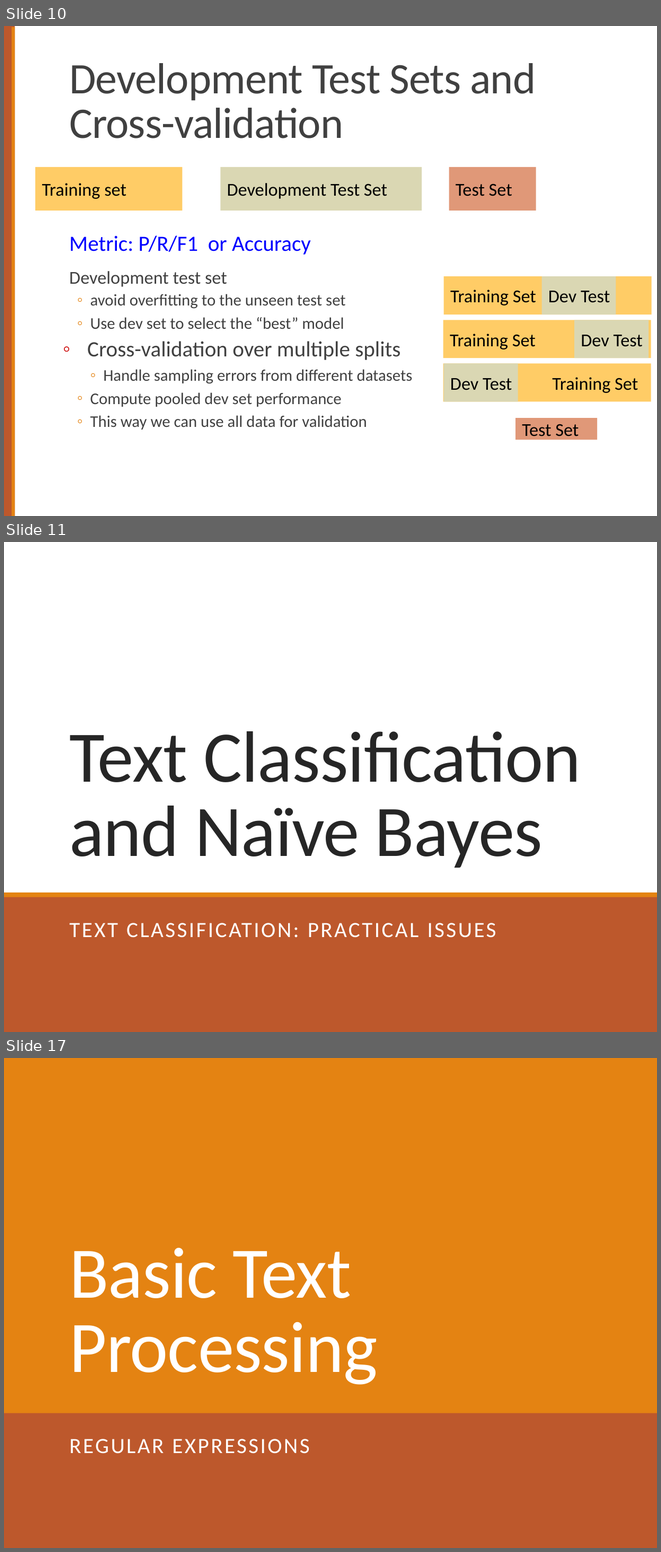
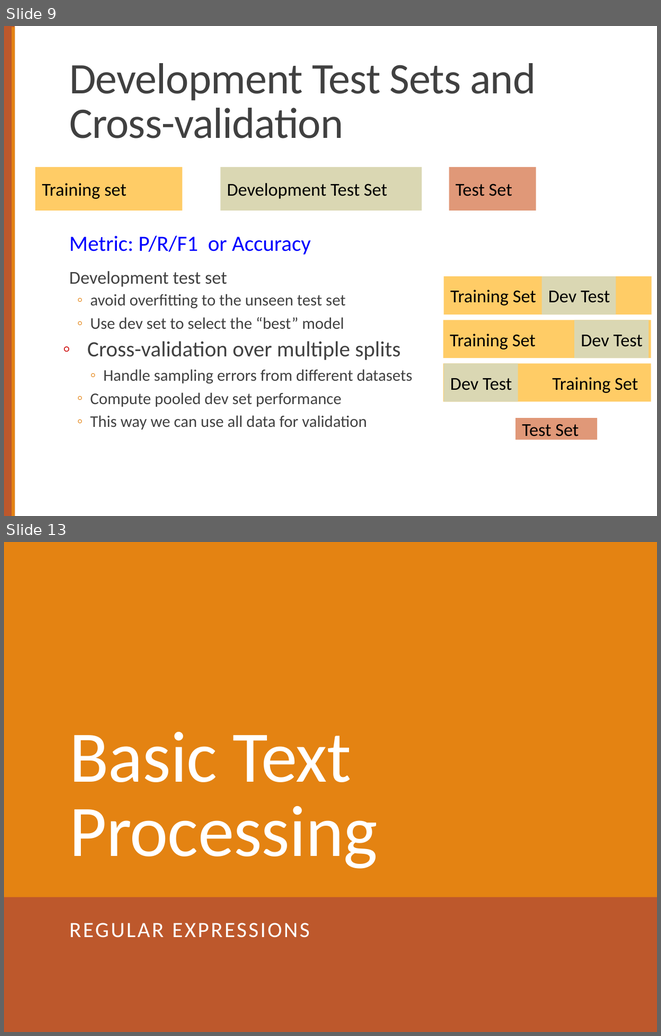
Before and after one commit to computational-linguistics-class/computational-linguistics-class.github.io, a slide deck: slides/02-text-processing.pptx. Shown one above the other, each under a label of ours: slides 10, 11 and 17 before the commit, slides 9 and 13 after it; the slides between them are not shown. The pictures are 661x1552 and 661x1036 pixels, drawn with LibreOffice and Linux fonts; fonts in the diff are those of the drawing. Boxes give left, top, right and bottom in pixels: in the first picture for what was removed or moved away, otherwise in the second. Text is boxed around its words. In the diff, an @@ line names an element or a change of style, - is before the commit and + after.

```diff
--- a/slides/02-text-processing.pptx
+++ b/slides/02-text-processing.pptx
@@ slide 11 removed at box(4, 542, 657, 1032), background #FFFFFF; not listed: 2 template elements that a slide beside it also shows @@
@@ rectangle removed at box(4, 542, 657, 1032) @@
@@ title removed at box(69, 731, 581, 867) @@
-Text Classification and Naïve Bayes
@@ rectangle removed at box(4, 896, 657, 1032) @@
@@ rectangle removed at box(4, 893, 657, 897) @@
@@ text removed at box(69, 923, 496, 937) @@
-TEXT CLASSIFICATION: PRACTICAL ISSUES
@@ rectangle removed at box(4, 999, 657, 1032) @@
@@ rectangle removed at box(4, 995, 657, 999) @@
@@ what was slide 10 is now slide 9 @@
@@ what was slide 17 is now slide 13 @@
```
Also in this commit, not shown: 9 slides changed, 3 slides added, 6 other slides removed, 1 other file.
